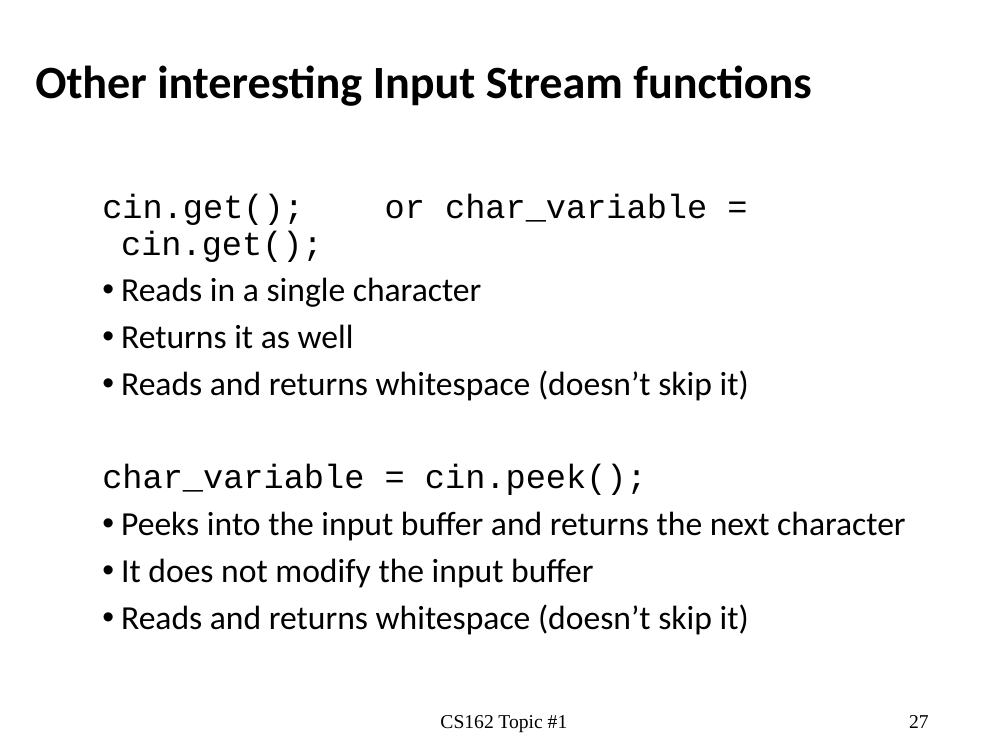
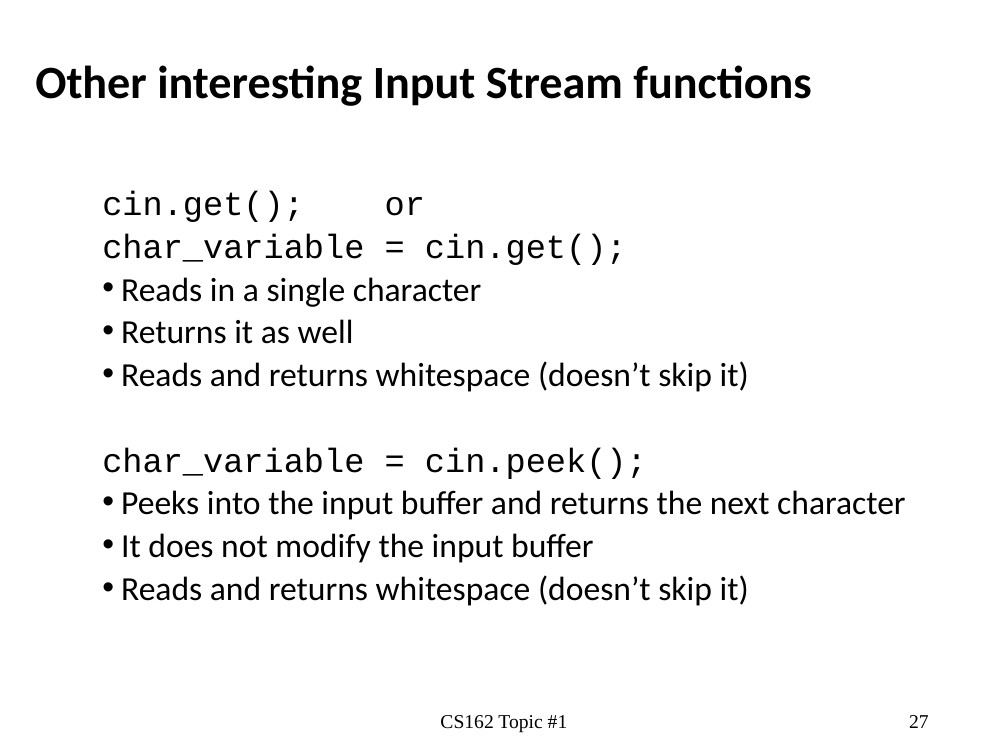
Before and after one commit to jasongraalum/NB_2018, a slide deck: slide 27 of Summer/Material/Lecture_Slides/CS162_New/Topic1.ppt. Drawn at 1008x756 pixels with LibreOffice and Linux fonts; fonts in the diff are those of the drawing. Boxes give left, top, right and bottom in pixels: in the first picture for what was removed or moved away, otherwise in the second. Text is boxed around its words. In the diff, an @@ line names an element or a change of style, - is before the commit and + after.

```diff
--- a/Summer/Material/Lecture_Slides/CS162_New/Topic1.ppt
+++ b/Summer/Material/Lecture_Slides/CS162_New/Topic1.ppt
@@ text at bbox=[102, 191, 627, 265]: text changed @@
-cin.get(); or char_variable = cin.get();
+cin.get(); or
+char_variable = cin.get();
@@ text at bbox=[102, 277, 906, 606]: line spacing 0.9 to 0.8 @@
```
Also in this commit, not shown: 1 other slide changed, 17 other files.
